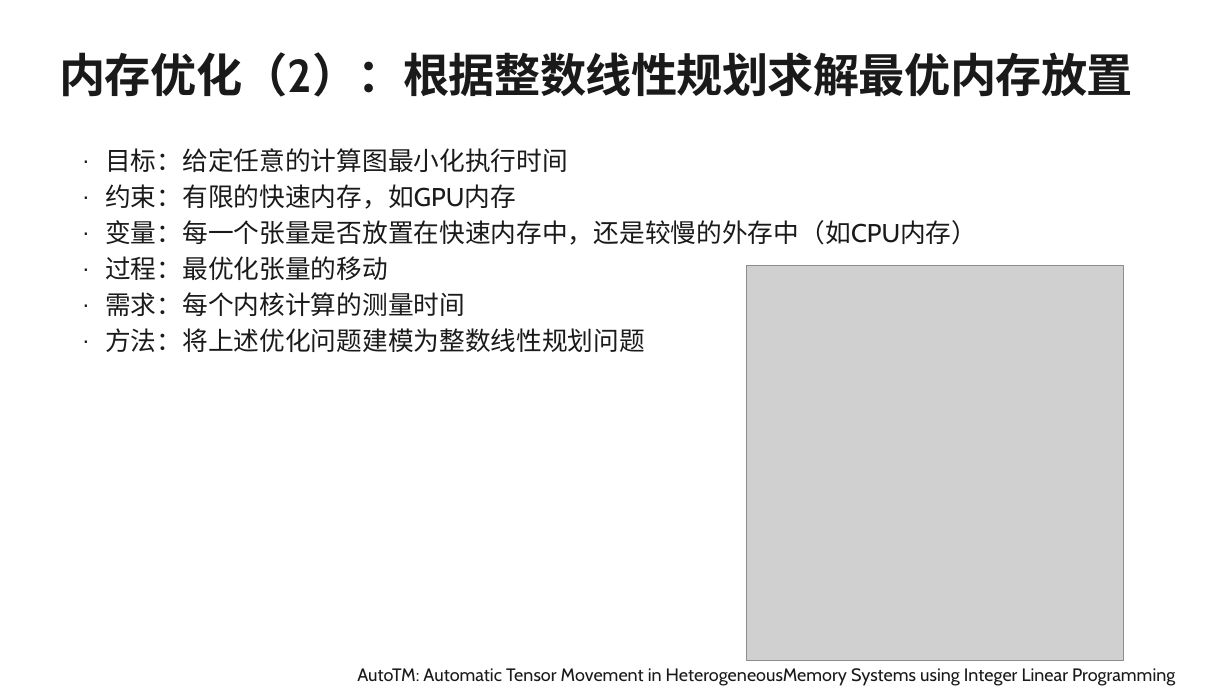
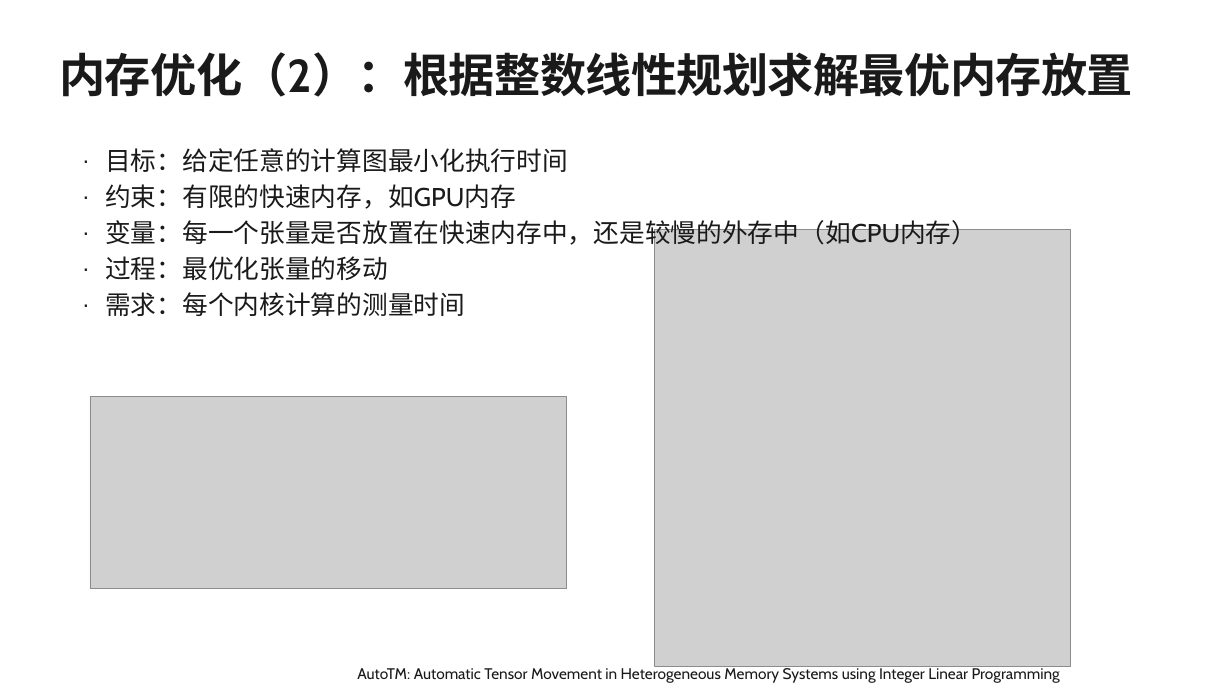
Before and after one commit to microsoft/AI-System, a slide deck: slide 24 of Lectures/AdvancedTopics/SystemforAI-9-Compilation and Optimization.ppsx (slide 22 before the commit). Drawn at 1232x693 pixels with LibreOffice and Linux fonts; fonts in the diff are those of the drawing; grey boxes stand for pictures; background and template pictures are left out. Boxes give left, top, right and bottom in pixels: in the first picture for what was removed or moved away, otherwise in the second. Text is boxed around its words. In the diff, an @@ line names an element or a change of style, - is before the commit and + after.

```diff
--- a/Lectures/AdvancedTopics/SystemforAI-9-Compilation and Optimization.ppsx
+++ b/Lectures/AdvancedTopics/SystemforAI-9-Compilation and Optimization.ppsx
@@ picture: place and size @@
-picture at [747, 265, 1124, 661]
+picture at [654, 230, 1071, 667]
@@ text at [105, 328, 645, 352]: paragraph removed @@
-  · 方法：将上述优化问题建模为整数线性规划问题
@@ picture added at [90, 396, 567, 589] @@
@@ text at [357, 665, 1060, 683]: text changed; size 14 to 12 pt @@
-AutoTM: Automatic Tensor Movement in HeterogeneousMemory Systems using Integer Linear Programming
+AutoTM: Automatic Tensor Movement in Heterogeneous Memory Systems using Integer Linear Programming
```
Also in this commit, not shown: 12 other slides changed, 17 slides added, 7 slides removed, 4 other files.
